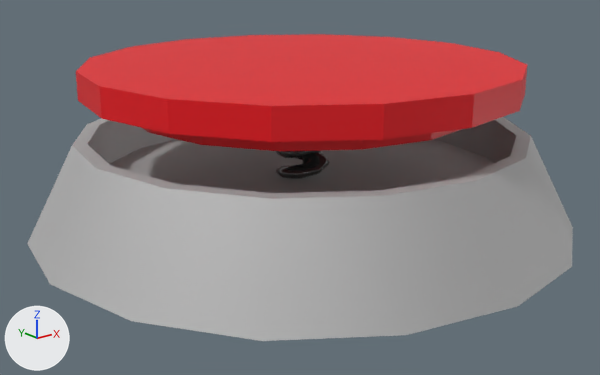
A saved change to the glTF model models/red_button.glb.
Before and after are seen from a camera (50 mm lens) standing at (-0.1877, -0.2331, 0.0804) and looking at (-0.0039, -0.0034, -0.0115). Every picture has the same lights, and +X, +Y and +Z are marked at lower left.

The older version as bpy lines, for what is in view:
```python
me_circle = bpy.data.meshes.new('Circle')
me_circle.from_pydata(...)  # 1056 vertices, 2048 faces; spans x -0.01..0.01, y -0.0213..0.0527, z -0.01..0.01
me_circle.materials.append(mat_material_002)  # dark grey #6b6b6b
me_cylinder = bpy.data.meshes.new('Cylinder')
me_cylinder.from_pydata(...)  # 80 vertices, 156 faces; spans x -0.1..0.1, y -0.1..0.1, z -0.025..0.009
me_cylinder.materials.append(mat_material_003)  # light grey #d1d1d1
me_cylinder_001 = bpy.data.meshes.new('Cylinder.001')
me_cylinder_001.from_pydata(...)  # 64 vertices, 124 faces; spans x -0.079..0.079, y -0.079..0.079, z -0.012..0.005
me_cylinder_001.materials.append(mat_material_001)  # red #e70012
ob_circle = bpy.data.objects.new('Circle', me_circle)
ob_circle.location = (0.0, 0.0, -0.0021)
ob_circle.rotation_euler = (1.571, 0.0, 0.0)  # degrees (90, 0, 0)
ob_circle.scale = (1.0, 0.5, 1.0)
ob_cylinder = bpy.data.objects.new('Cylinder', me_cylinder)
ob_cylinder.location = (0.0, 0.0, 0.0)
ob_cylinder_001 = bpy.data.objects.new('Cylinder.001', me_cylinder_001)
ob_cylinder_001.location = (0.0, 0.0, 0.0294)
```
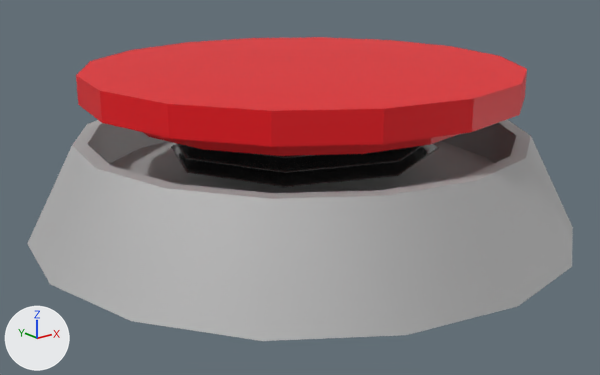
What differs and where, as boxes [x1, y1, x2, y2] in the pictures (600 x 375 px):
```json
{"object": "Cylinder.001", "change": "moved", "before": [76, 34, 527, 151], "after": [76, 37, 527, 156]}
{"object": "Circle", "change": "moved, rescaled", "before": [276, 150, 329, 179], "after": [171, 143, 439, 187]}
```

Edits to the scene script, one JSON object a line:
```json
{"op": "set", "path": "ob_circle.location", "old": "(0.0, 0.0, -0.0021)", "new": "(0.0, 0.0, 0.0044)"}
{"op": "set", "path": "ob_circle.scale", "old": "(1.0, 0.5, 1.0)", "new": "(5.0, 0.296, 5.0)"}
{"op": "set", "path": "ob_cylinder_001.location", "old": "(0.0, 0.0, 0.0294)", "new": "(0.0, 0.0, 0.0281)"}
```
